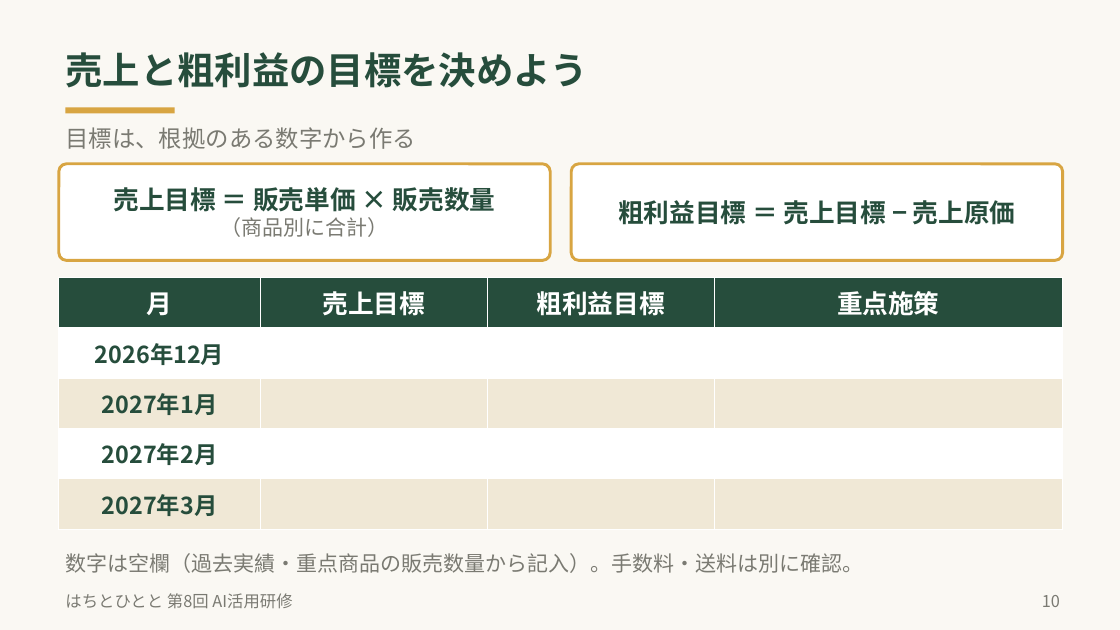
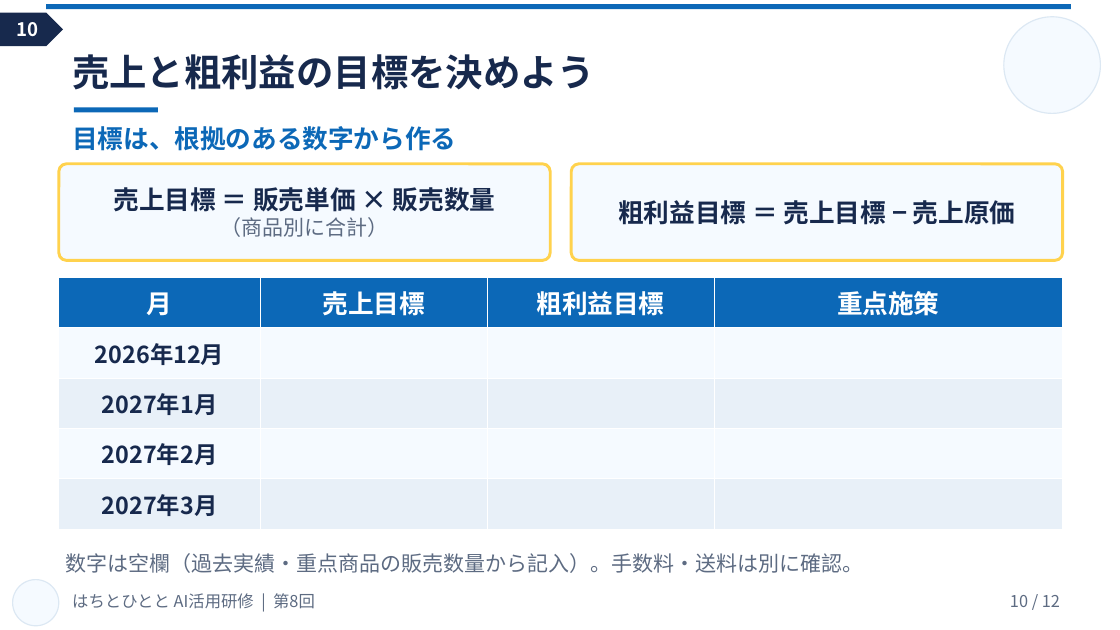
Before and after one commit to keisukegent/hachitohitoto, a slide deck: slide 10 of はちとひとと_第8回_AI販売データ分析研修.pptx. Drawn at 1120x630 pixels with LibreOffice and Linux fonts; fonts in the diff are those of the drawing. Boxes give left, top, right and bottom in pixels: in the first picture for what was removed or moved away, otherwise in the second. Text is boxed around its words. In the diff, an @@ line names an element or a change of style, - is before the commit and + after.

```diff
--- a/はちとひとと_第8回_AI販売データ分析研修.pptx
+++ b/はちとひとと_第8回_AI販売データ分析研修.pptx
@@ background #FAF8F3 to #FFFFFF @@
@@ pentagon arrow added at bbox=[0, 13, 63, 46], fill #17294D, 16 pt, text #FFFFFF, bold @@
+10
@@ rectangle added at bbox=[46, 4, 1071, 9], fill #0C68B7 @@
@@ ellipse added at bbox=[1004, 17, 1101, 113], fill #F5FAFF, outline #DCE8F3 1 pt @@
@@ text "売上と粗利益の目標を決めよう": place and size @@
-text "売上と粗利益の目標を決めよう" at bbox=[65, 52, 588, 88]
+text "売上と粗利益の目標を決めよう" at bbox=[72, 54, 595, 90]
@@ text "売上と粗利益の目標を決めよう" at bbox=[72, 54, 595, 90]: text colour #264D3C to #17294D @@
@@ text "目標は、根拠のある数字から作る": place and size @@
-text "目標は、根拠のある数字から作る" at bbox=[65, 127, 416, 149]
+text "目標は、根拠のある数字から作る" at bbox=[72, 126, 456, 151]
@@ text "目標は、根拠のある数字から作る" at bbox=[72, 126, 456, 151]: size 20 to 22 pt, text colour #7A7A72 to #0C68B7, bold on @@
@@ rectangle: place and size @@
-rectangle at bbox=[66, 108, 175, 113]
+rectangle at bbox=[74, 108, 158, 113]
@@ rectangle at bbox=[74, 108, 158, 113]: fill #D8A542 to #0C68B7 @@
@@ rounded rectangle "売上目標 ＝ 販売単価 × 販売数量" at bbox=[59, 164, 550, 260]: text colour #264D3C to #17294D in "売上目標 ＝ 販売単価 × 販売数量"; text colour #7A7A72 to #5D6B82 in "（商品別に合計）"; fill #FFFFFF to #F5FAFF; outline #D8A542 2.5 pt to #FFD24D 2.5 pt @@
@@ rounded rectangle "粗利益目標 ＝ 売上目標 − 売上原価" at bbox=[571, 164, 1063, 260]: text colour #264D3C to #17294D; fill #FFFFFF to #F5FAFF; outline #D8A542 2.5 pt to #FFD24D 2.5 pt @@
@@ table at bbox=[59, 277, 1063, 529] @@
@@ fill #264D3C to #0C68B7 in row 1 @@
@@ fill #FFFFFF to #F5FAFF in 8 cells @@
@@ fill #F0E8D6 to #E8F0F8 in 8 cells @@
@@ text colour #264D3C to #17294D in "2026年12月", "2027年1月", "2027年2月", "2027年3月" @@
@@ text "数字は空欄（過去実績・重点商品の販売数量から記入）。手数料・送料は別に確認。" at bbox=[65, 553, 863, 573]: text colour #7A7A72 to #5D6B82 @@
@@ ellipse added at bbox=[13, 580, 59, 626], fill #F5FAFF, outline #DCE8F3 1 pt @@
@@ text at bbox=[72, 593, 315, 609]: text changed; text colour #7A7A72 to #5D6B82 @@
-はちとひとと 第8回 AI活用研修
+はちとひとと AI活用研修 | 第8回
@@ page number at bbox=[1010, 595, 1060, 607]: text changed; text colour #7A7A72 to #5D6B82 @@
-10
+10 / 12
```
Also in this commit, not shown: 11 other slides changed, 2 other files.
